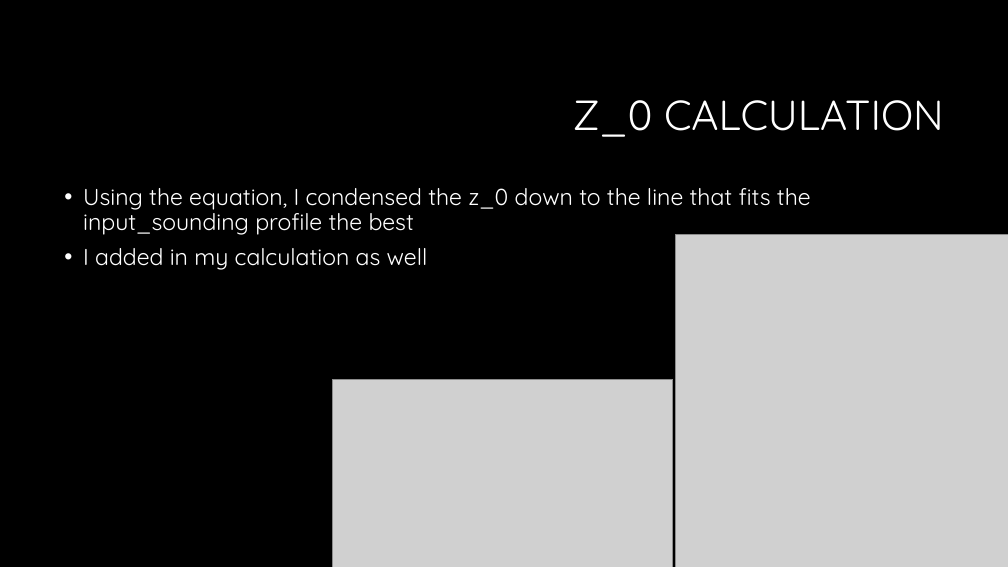
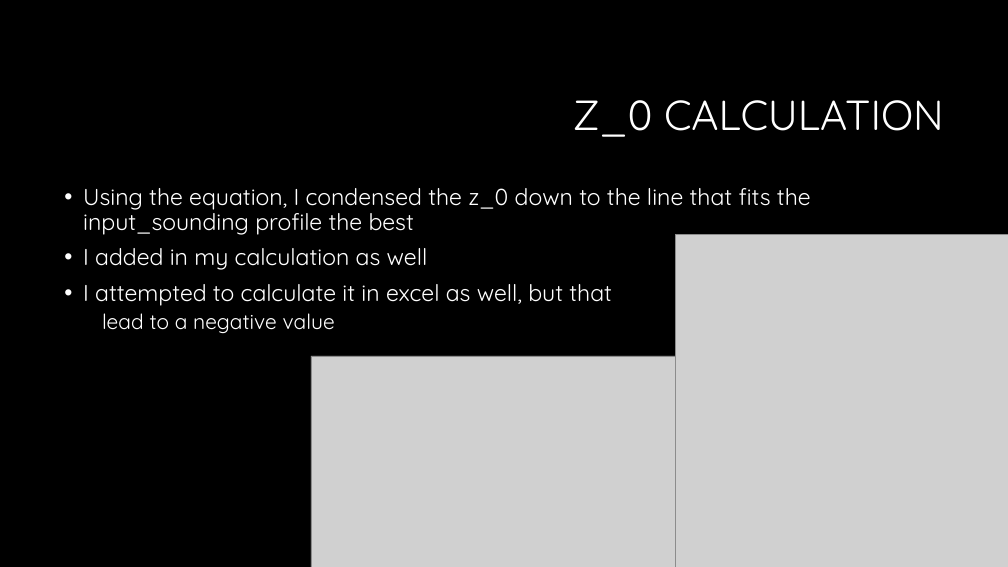
Before and after one commit to Jeremy-Benik/Meeting_Notes, a slide deck: slide 4 of 08262022_Presentation.pptx. Drawn at 1008x567 pixels with LibreOffice and Linux fonts; fonts in the diff are those of the drawing; grey boxes stand for pictures; background and template pictures are left out. Boxes give left, top, right and bottom in pixels: in the first picture for what was removed or moved away, otherwise in the second. Text is boxed around its words. In the diff, an @@ line names an element or a change of style, - is before the commit and + after.

```diff
--- a/08262022_Presentation.pptx
+++ b/08262022_Presentation.pptx
@@ text at [83,284,612,333]: paragraphs added @@
+• I attempted to calculate it in excel as well, but that
+  lead to a negative value
@@ picture: place and size @@
-picture at [333,379,673,567]
+picture at [311,356,675,567]
```
Also in this commit, not shown: 2 other slides changed, 4 slides added, 1 slide removed.
